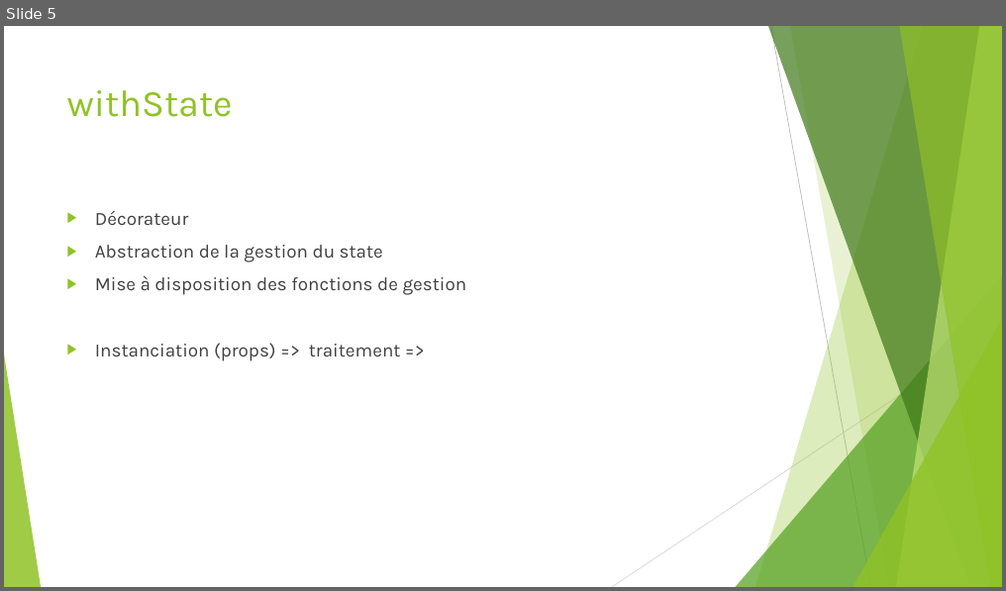
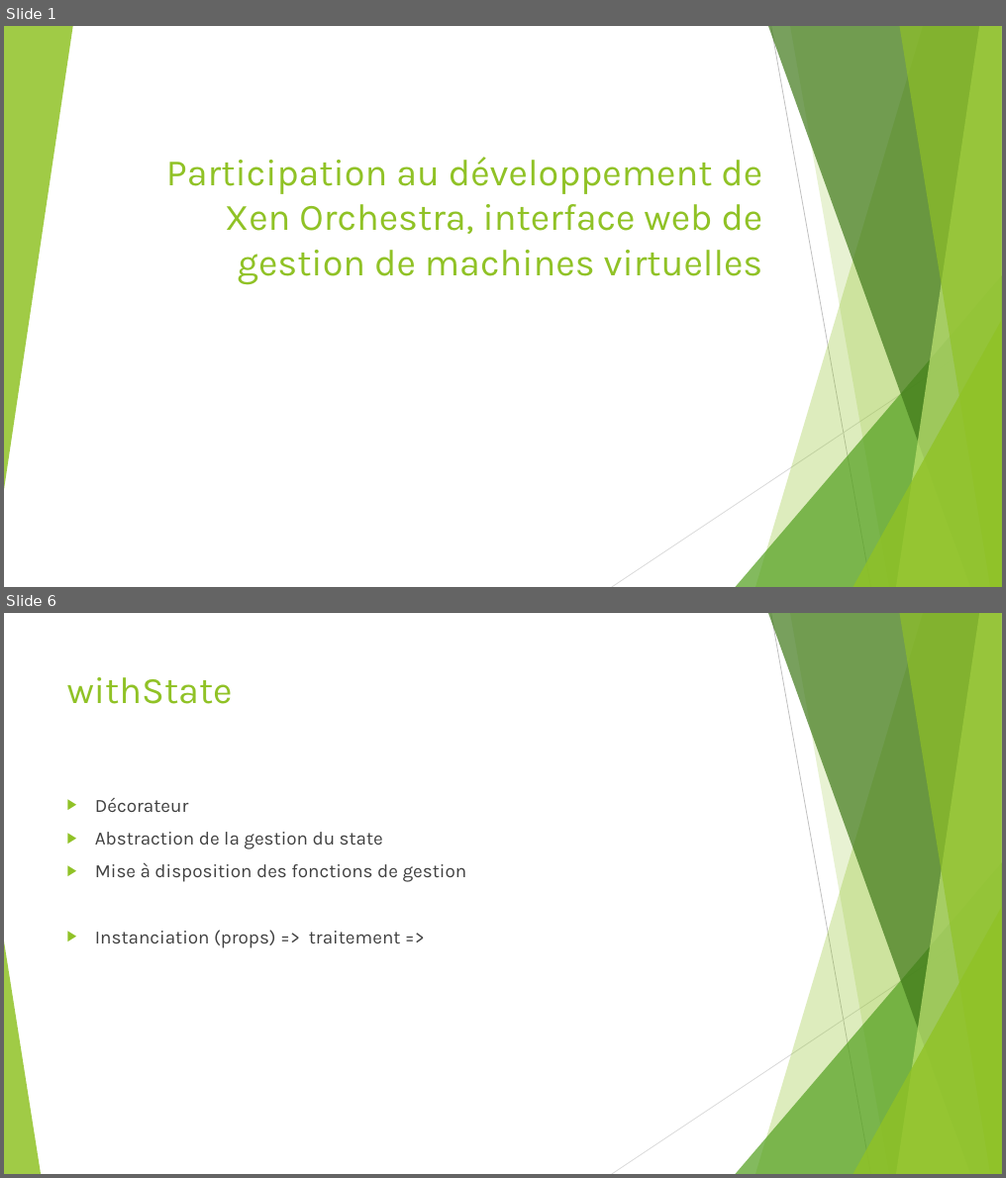
Before and after one commit to BCedric/journalStage, a slide deck: soutenance.pptx. Shown one above the other, each under a label of ours: slide 5 before the commit, slides 1 and 6 after it; the slides between them are not shown. The pictures are 1006x591 and 1006x1178 pixels, drawn with LibreOffice and Linux fonts; fonts in the diff are those of the drawing. Boxes give left, top, right and bottom in pixels: in the first picture for what was removed or moved away, otherwise in the second. Text is boxed around its words. In the diff, an @@ line names an element or a change of style, - is before the commit and + after.

```diff
--- a/soutenance.pptx
+++ b/soutenance.pptx
@@ slide 1 added at (4,26,1002,587), background #FFFFFF; not listed: 9 template elements that a slide beside it also shows @@
@@ triangle added at (4,26,73,490), fill #90C226 at 85% opacity @@
@@ title added at (166,157,763,284), 36 pt, text #90C226 @@
+Participation au développement de Xen Orchestra, interface web de gestion de machines virtuelles
@@ what was slide 5 is now slide 6 @@
```
Also in this commit, not shown: 2 slides changed, 3 other slides added, 2 slides removed.
